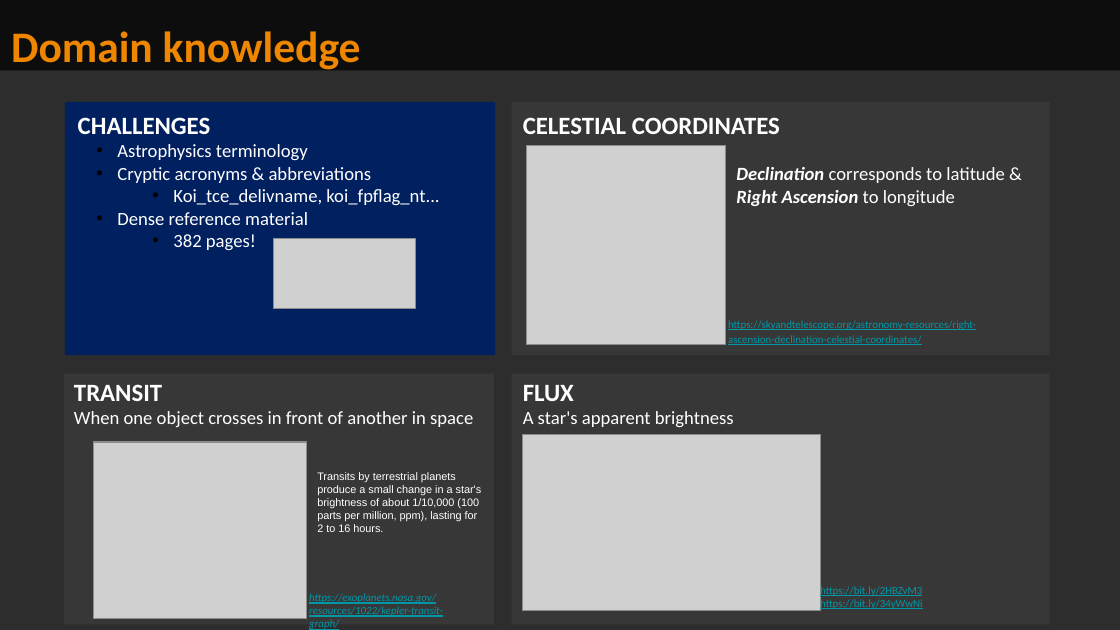
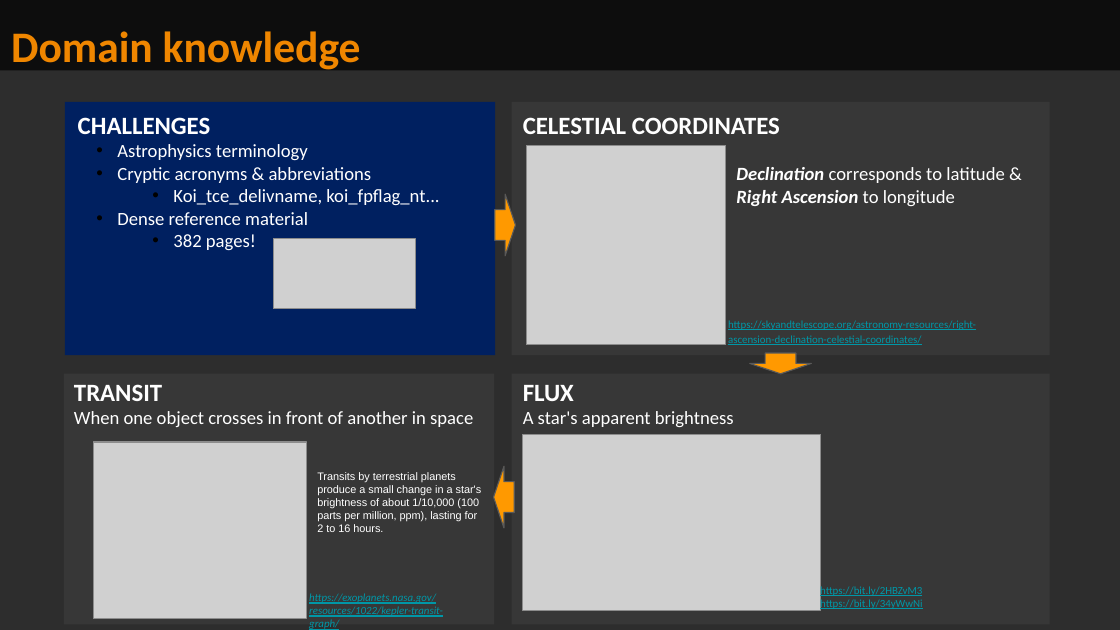
Before and after one commit to Rander417/KeplerExoplanet, a slide deck: slide 4 of Kepler_Analysis_Presentation.pptx. Drawn at 1120x630 pixels with LibreOffice and Linux fonts; fonts in the diff are those of the drawing; grey boxes stand for pictures. Boxes give left, top, right and bottom in pixels: in the first picture for what was removed or moved away, otherwise in the second. Text is boxed around its words. In the diff, an @@ line names an element or a change of style, - is before the commit and + after.

```diff
--- a/Kepler_Analysis_Presentation.pptx
+++ b/Kepler_Analysis_Presentation.pptx
@@ down arrow added at (495, 195, 516, 256), fill #FF9900, outline #595959 0.75 pt @@
@@ down arrow added at (749, 353, 811, 374), fill #FF9900, outline #595959 0.75 pt @@
@@ down arrow added at (493, 467, 514, 529), fill #FF9900, outline #595959 0.75 pt @@
```
Also in this commit, not shown: 3 other slides changed, 2 other files.
